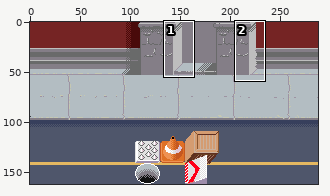
Two versions of one pixel-art file, CareerOpportunities/Content/prototype/art/mockup_new_colors.aseprite. The first picture is a wide view before the edit; the outline marks the close-up.
Close-up. Before:
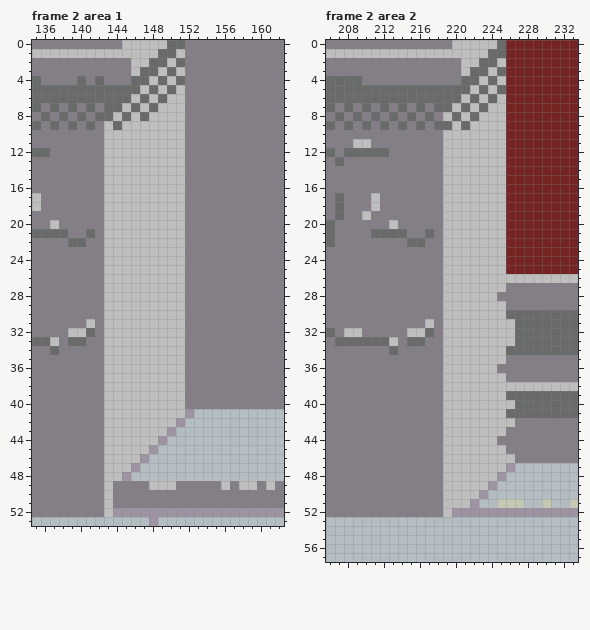
288x162 pixels, 4 frames. Shown: frame 2 area 1: x 135..162, y 0..53; frame 2 area 2: x 206..233, y 0..57.
Now the later version:
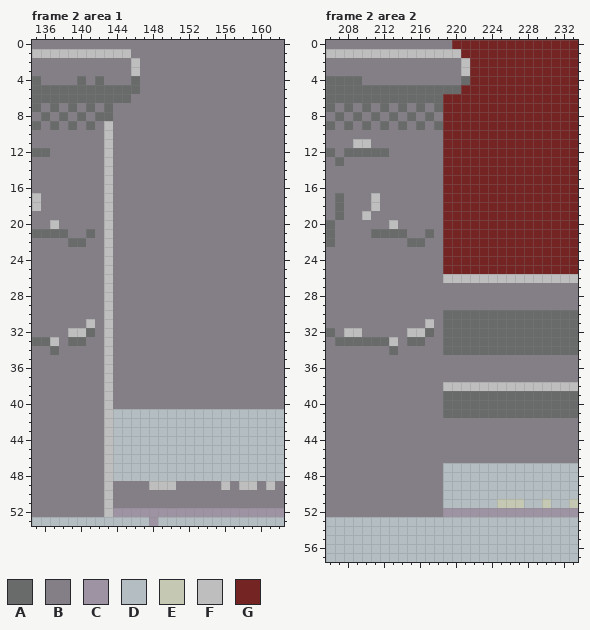
Palette (. is transparent): A #696a6a  B #847e87  C #9e93a2  D #b3bdc2  E #c5c8b2  F #bebebe  G #752424
Difference:
Frame 2 area 1, layer "road/Layer 2":
y 0: x 145..151 FFFFFAA -> BBBBBBB
y 1: x 146..151 FFFAAF -> BBBBBB
y 2: x 147..151 FAAFA -> BBBBB
y 3: x 147..151 AAFAF -> BBBBB
y 4: x 147..151 AFAFA -> BBBBB
y 5: x 147..151 FAFAF -> BBBBB
y 6: x 146..151 FAFAFF -> BBBBBB
y 7: x 144..151 AFAFAFFF -> BBBBBBBB
y 8: x 144..151 FAFAFFFF -> BBBBBBBB
y 9: x 144..151 AFFFFFFF -> BBBBBBBB
y 10..40: x 144..151 FFFFFFFF -> BBBBBBBB
y 41: x 144..152 FFFFFFFFC -> DDDDDDDDD
y 42: x 144..151 FFFFFFFC -> DDDDDDDD
y 43: x 144..150 FFFFFFC -> DDDDDDD
y 44: x 144..149 FFFFFC -> DDDDDD
y 45: x 144..148 FFFFC -> DDDDD
y 46: x 144..147 FFFC -> DDDD
y 47: x 144..146 FFC -> DDD
y 48: x 144..145 FC -> DD
Frame 2 area 2, layer "road/Layer 2":
y 0: x 220..225 FFFFFA -> GGGGGG
y 1: x 221..225 FFFAA -> GGGGG
y 2: x 222..225 FAAF -> GGGG
y 3: x 222..225 AAFA -> GGGG
y 4: x 222..225 AFAF -> GGGG
y 5: x 221..225 AFAFA -> GGGGG
y 6: x 219..225 AAFAFAF -> GGGGGGG
y 7: x 219..225 AFAFAFF -> GGGGGGG
y 8: x 219..225 FAFAFFF -> GGGGGGG
y 9: x 219..225 AFAFFFF -> GGGGGGG
y 10..25: x 219..225 FFFFFFF -> GGGGGGG
y 27: x 219..225 FFFFFFF -> BBBBBBB
y 28: x 219..224 FFFFFF -> BBBBBB
y 29: x 219..225 FFFFFFF -> BBBBBBB
y 30: x 219..225 FFFFFFF -> AAAAAAA
y 31..33: x 219..226 FFFFFFFF -> AAAAAAAA
y 34: x 219..225 FFFFFFF -> AAAAAAA
y 35: x 219..225 FFFFFFF -> BBBBBBB
y 36: x 219..224 FFFFFF -> BBBBBB
y 37: x 219..225 FFFFFFF -> BBBBBBB
y 39: x 219..225 FFFFFFF -> AAAAAAA
y 40: x 219..226 FFFFFFFF -> AAAAAAAA
y 41: x 219..225 FFFFFFF -> AAAAAAA
y 42: x 219..226 FFFFFFFF -> BBBBBBBB
y 43: x 219..225 FFFFFFF -> BBBBBBB
y 44: x 219..224 FFFFFF -> BBBBBB
y 45: x 219..225 FFFFFFF -> BBBBBBB
y 46: x 219..226 FFFFFFFF -> BBBBBBBB
y 47: x 219..226 FFFFFFFC -> DDDDDDDD
y 48: x 219..225 FFFFFFC -> DDDDDDD
y 49: x 219..224 FFFFFC -> DDDDDD
y 50: x 219..223 FFFFC -> DDDDD
y 51: x 219..222 FFFC -> DDDD
y 52: x 219 F -> C
